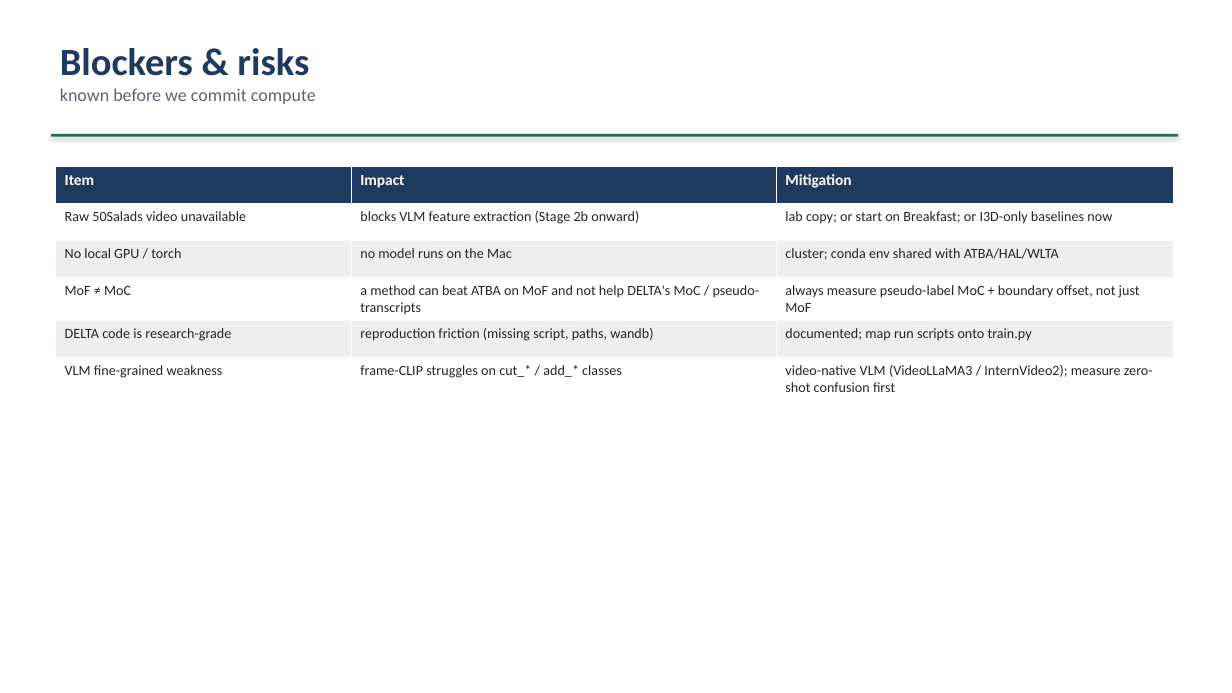
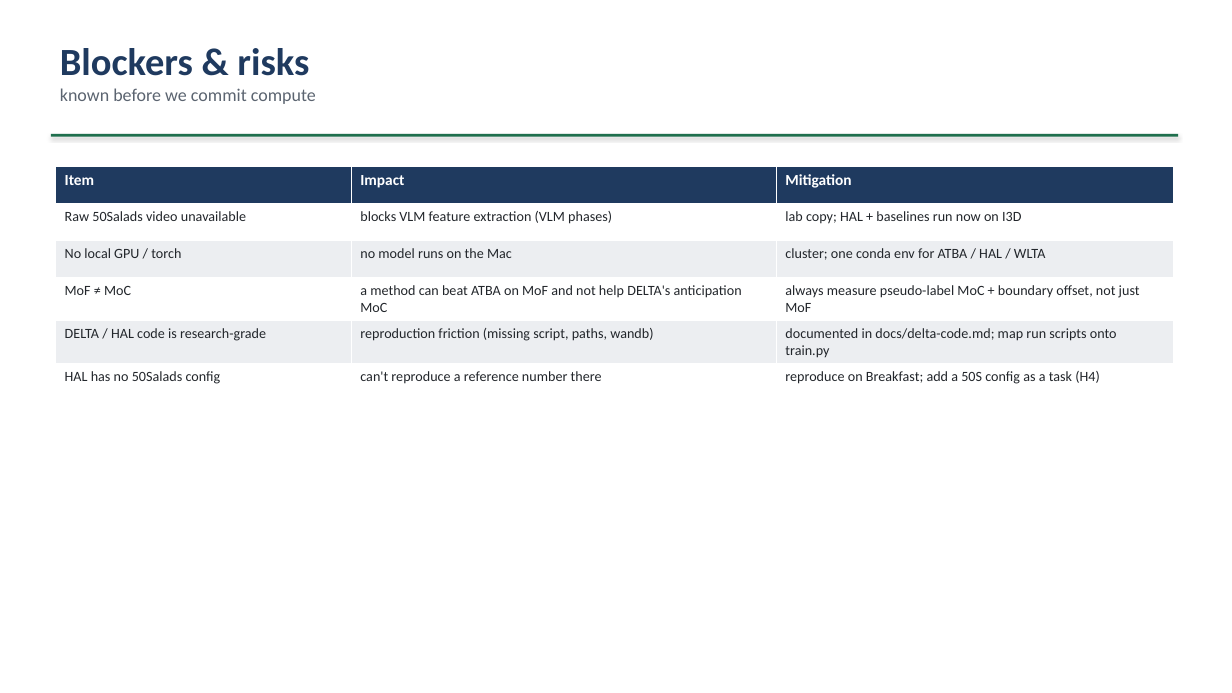
Before and after one commit to epayaslii/DELTA, a slide deck: slide 14 of slides/DELTA_progress_Mariella.pptx (slide 12 before the commit). Drawn at 1232x693 pixels with LibreOffice and Linux fonts; fonts in the diff are those of the drawing. Boxes give left, top, right and bottom in pixels: in the first picture for what was removed or moved away, otherwise in the second. Text is boxed around its words. In the diff, an @@ line names an element or a change of style, - is before the commit and + after.

Commit message:
Workstream split (Eliz->HAL, co-intern->CVA); adapt the deck
- docs/baselines-hal-cva.md: add the workstream split + Eliz's concrete HAL
  plan (H1-H7): reproduce ATBA/HAL on Breakfast, score pseudo-labels, get HAL
  running on 50Salads, port HAL into DELTA's --model_type atba, measure the
  effect on Obs%/Pred% MoC, ablate the 3 terms. Expected magnitude small; a
  clean negative is still a finding; diff_loss may transfer to the VLM aligner.
- slides/: deck adapted to the new scope -- HAL slide reframed as "my focus"
  with the open question, new CVA slide, two-axes + split slide, phased TA plan
  table, HAL H1-H7 table, "the VLM method where both workstreams land" slide,
  two-track sequencing table, updated questions. 21 slides.

```diff
--- a/slides/DELTA_progress_Mariella.pptx
+++ b/slides/DELTA_progress_Mariella.pptx
@@ table at <box>55,166,1174,388</box> @@
-row 2, column 2: blocks VLM feature extraction (Stage 2b onward)
+row 2, column 2: blocks VLM feature extraction (VLM phases)
-row 2, column 3: lab copy; or start on Breakfast; or I3D-only baselines now
+row 2, column 3: lab copy; HAL + baselines run now on I3D
-row 3, column 3: cluster; conda env shared with ATBA/HAL/WLTA
+row 3, column 3: cluster; one conda env for ATBA / HAL / WLTA
-row 4, column 2: a method can beat ATBA on MoF and not help DELTA's MoC / pseudo-transcripts
+row 4, column 2: a method can beat ATBA on MoF and not help DELTA's anticipation MoC
-row 5, column 1: DELTA code is research-grade
+row 5, column 1: DELTA / HAL code is research-grade
-row 5, column 3: documented; map run scripts onto train.py
+row 5, column 3: documented in docs/delta-code.md; map run scripts onto train.py
-row 6: VLM fine-grained weakness | frame-CLIP struggles on cut_* / add_* classes | video-native VLM (VideoLLaMA3 / InternVideo2); measure zero-shot confusion first
+row 6: HAL has no 50Salads config | can't reproduce a reference number there | reproduce on Breakfast; add a 50S config as a task (H4)
```
Also in this commit, not shown: 9 other slides changed, 5 slides added, 4 slides removed, 2 other files.
